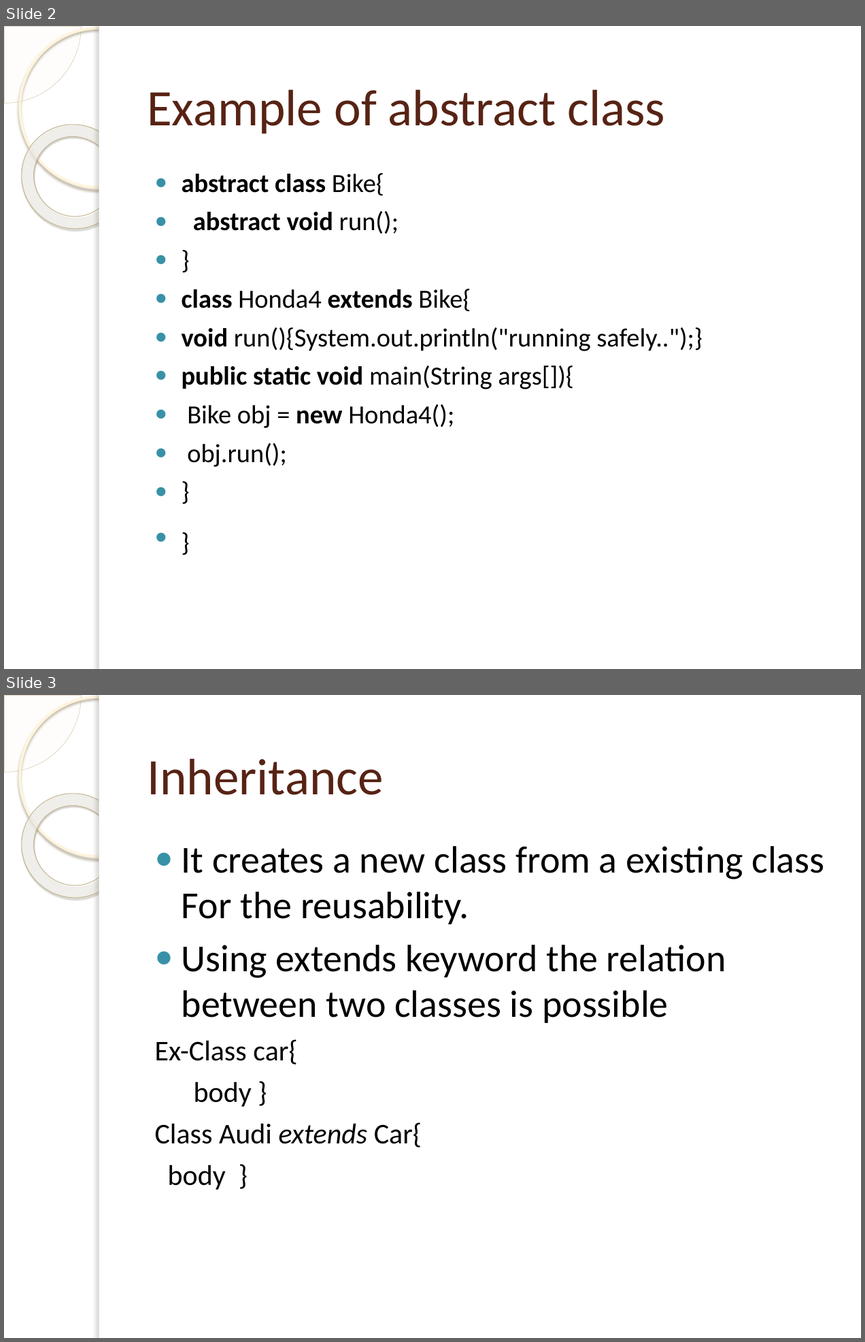
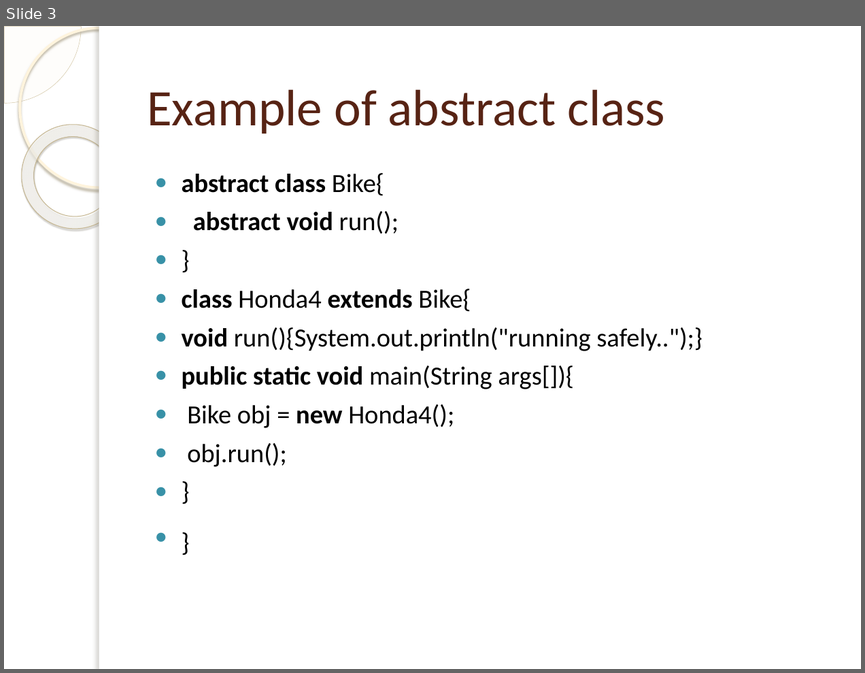
Before and after one commit to raghuvarmam/java-programs, a slide deck: Abstract classes.pptx. Shown one above the other, each under a label of ours: slides 2 and 3 before the commit, slide 3 after it. The pictures are 865x1342 and 865x673 pixels, drawn with LibreOffice and Linux fonts; fonts in the diff are those of the drawing; background and template pictures are left out. Boxes give left, top, right and bottom in pixels: in the first picture for what was removed or moved away, otherwise in the second. Text is boxed around its words. In the diff, an @@ line names an element or a change of style, - is before the commit and + after.

```diff
--- a/Abstract classes.pptx
+++ b/Abstract classes.pptx
@@ slide 3 removed at bbox=[4, 695, 861, 1338], background picture (left out); not listed: 5 template elements that a slide beside it also shows @@
@@ title removed at bbox=[147, 758, 383, 795] @@
-Inheritance
@@ text removed at bbox=[139, 830, 841, 1280] @@
-● It creates a new class from a existing class For the reusability.
-● Using extends keyword the relation between two classes is possible
-Ex-Class car{
-body }
-Class Audi extends Car{
-body }
@@ what was slide 2 is now slide 3 @@
```
Also in this commit, not shown: 4 slides added, 4 other slides removed.
